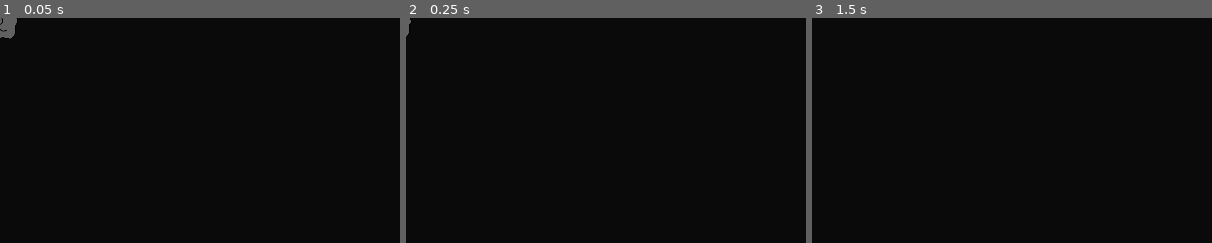
Above: before the commit, frames 1-3 (left to right).
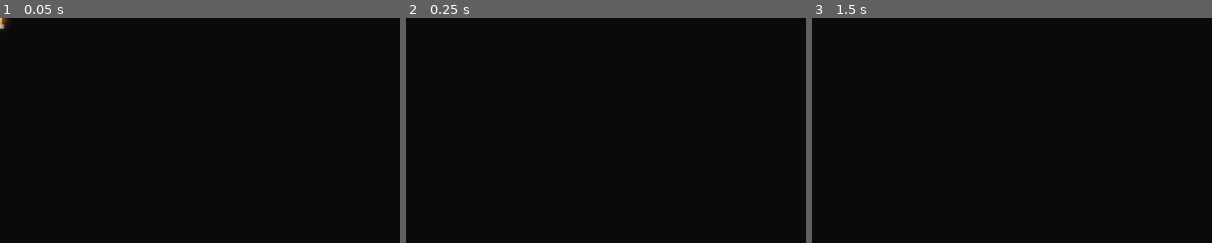
Above: after the commit, the same moments.

Repository: Harmoen/Never-Stop
Game: Godot game, scene res://source/objects/boost_pickup.tscn
Two runs of this game, one before a commit and one after it. Both use one fixed random seed, a clock stepped at 60 frames per second and the inputs below. This scene is started directly instead of the project's main scene.
Inputs (mouse positions are % of the whole screen's width and height, from its top left):
- Up to frame 1 (0.05 s): no input
- Up to frame 2 (0.25 s): no input
- Up to frame 3 (1.5 s): tap Enter at 0.5 s; move the mouse to (72, 45) at 0.52 s; press the mouse at (72, 45) at 0.53 s; hold D (throttle_up) 0.53-1.28 s; tap Space at 1.25 s; move the mouse to (30, 55) at 1.27 s; release the mouse at (30, 55) at 1.28 s; hold S (down) from 1.28 s (still down); click (30, 55) at 1.35 s
The pictures show only the part of the screen within x 0-50%, y 0-50%; the shares and areas given below are measured in that part.

The runs differ from the first frame. In frame 1, 0.3% of the frame differs, in the area x 0-5%, y 0-10%; in frame 2, less than 0.1%; in frame 3, nothing differs.

Commit message:
Added XP and Pickups

Diff:
--- a/source/main/main.tscn
+++ b/source/main/main.tscn
@@ -41,6 +41,7 @@
 grow_horizontal = 2
 grow_vertical = 2
 color = Color(0, 0, 0, 1)
+metadata/_edit_use_anchors_ = true
 
 [node name="UpdateTimer" type="Timer" parent="Background"]
 wait_time = 0.5
@@ -76,6 +77,10 @@
 gizmo_extents = 223.4
 script = ExtResource("8_enudh")
 
-[node name="SpawnTimer" type="Timer" parent="Obstacle Spawner"]
-wait_time = 3.0
+[node name="ObstacleSpawnTimer" type="Timer" parent="Obstacle Spawner"]
+wait_time = 2.5
 autostart = true
+
+[node name="PickupSpawnTimer" type="Timer" parent="Obstacle Spawner"]
+wait_time = 3.531
+autostart = true
--- a/source/main/obstacle_spawner.gd
+++ b/source/main/obstacle_spawner.gd
@@ -4,19 +4,36 @@
 const BOOST_PICKUP = preload("res://source/objects/boost_pickup.tscn")
 const SHIELD_PICKUP = preload("res://source/objects/shield_pickup.tscn")
 const XP_PICKUP = preload("res://source/objects/xp_pickup.tscn")
+const PICKUPS : Array = [BOOST_PICKUP, SHIELD_PICKUP, XP_PICKUP]
 
-@onready var spawn_timer: Timer = $SpawnTimer
+@onready var obstacle_spawn_timer: Timer = $ObstacleSpawnTimer
+@onready var pickup_spawn_timer: Timer = $PickupSpawnTimer
 
 
 func _ready() -> void:
-	spawn_timer.timeout.connect(_on_timer_timout)
+	obstacle_spawn_timer.timeout.connect(_on_obstacle_timer_timout)
+	pickup_spawn_timer.timeout.connect(_on_pickup_timer_timeout)
 
-func _on_timer_timout() -> void:
-	if self.get_child_count() < 8:
+func _on_obstacle_timer_timout() -> void:
+	if self.get_child_count() < 9:
 		spawn_obstacle()
+
+
+func _on_pickup_timer_timeout() -> void:
+	if self.get_child_count() < 9:
+		spawn_pickup()
+
 
 
 func spawn_obstacle() -> void:
 	var new_obstacle := OBSTACLE.instantiate()
 	add_child(new_obstacle)
+	new_obstacle.rotation = randf() * TAU
 	new_obstacle.position.y = randf_range(-gizmo_extents,gizmo_extents)
+
+
+func spawn_pickup() -> void:
+	var new_pickup : Pickup = PICKUPS.pick_random().instantiate()
+	add_child(new_pickup)
+	new_pickup.rotation = randf() * TAU
+	new_pickup.position.y = randf_range(-gizmo_extents,gizmo_extents)
--- a/source/objects/boost_pickup.gd
+++ b/source/objects/boost_pickup.gd
@@ -1,2 +1,12 @@
 class_name BoostPickup
 extends Pickup
+
+@export var boost_amount : float = 1
+@export var xp_amount : float = 1
+
+
+func on_collision() -> void:
+	UI.control_panel.current_xp += xp_amount
+	UI.control_panel.current_boost_fuel += boost_amount
+
+	queue_free()
--- a/source/objects/boost_pickup.tscn
+++ b/source/objects/boost_pickup.tscn
@@ -1,21 +1,20 @@
 [gd_scene load_steps=4 format=3 uid="uid://dfsyn707xphel"]
 
 [ext_resource type="Script" path="res://source/objects/boost_pickup.gd" id="1_gx0hl"]
-[ext_resource type="Texture2D" uid="uid://bfgvnmba3ehb3" path="res://assets/textures/placeholder/asteroid.png" id="2_l37pk"]
+[ext_resource type="Texture2D" uid="uid://cn7k3c2wn0hqj" path="res://assets/textures/Powerup Yellow.png" id="2_py244"]
 
 [sub_resource type="CircleShape2D" id="CircleShape2D_ngben"]
-radius = 28.0179
+radius = 20.0998
 
 [node name="BoostPickup" type="Area2D"]
 collision_layer = 4
 script = ExtResource("1_gx0hl")
 
-[node name="Sprite2D" type="Sprite2D" parent="."]
-scale = Vector2(0.2, 0.2)
-texture = ExtResource("2_l37pk")
-
 [node name="CollisionShape2D" type="CollisionShape2D" parent="."]
 shape = SubResource("CircleShape2D_ngben")
 
+[node name="Sprite2D" type="Sprite2D" parent="."]
+texture = ExtResource("2_py244")
+
 [node name="RayCast2D" type="RayCast2D" parent="."]
 target_position = Vector2(0, 0)
--- a/source/objects/shield_pickup.gd
+++ b/source/objects/shield_pickup.gd
@@ -1,2 +1,12 @@
 class_name ShieldPickup
 extends Pickup
+
+@export var shield_amount : float = 2
+@export var xp_amount : float = 1
+
+
+func on_collision() -> void:
+	UI.control_panel.current_xp += xp_amount
+	Game.ship.shield_component.current_shield += shield_amount
+
+	queue_free()
--- a/source/objects/shield_pickup.tscn
+++ b/source/objects/shield_pickup.tscn
@@ -1,21 +1,20 @@
 [gd_scene load_steps=4 format=3 uid="uid://cit4do0fm8iiq"]
 
 [ext_resource type="Script" path="res://source/objects/shield_pickup.gd" id="1_lmi3l"]
-[ext_resource type="Texture2D" uid="uid://bfgvnmba3ehb3" path="res://assets/textures/placeholder/asteroid.png" id="2_stcxw"]
+[ext_resource type="Texture2D" uid="uid://dyifaynep5grg" path="res://assets/textures/Powerup Blue.png" id="2_vjk0v"]
 
-[sub_resource type="CircleShape2D" id="CircleShape2D_ngben"]
-radius = 28.0179
+[sub_resource type="CircleShape2D" id="CircleShape2D_g2gpu"]
+radius = 20.0998
 
 [node name="ShieldPickup" type="Area2D"]
 collision_layer = 4
 script = ExtResource("1_lmi3l")
 
+[node name="CollisionShape2D" type="CollisionShape2D" parent="."]
+shape = SubResource("CircleShape2D_g2gpu")
+
 [node name="Sprite2D" type="Sprite2D" parent="."]
-scale = Vector2(0.2, 0.2)
-texture = ExtResource("2_stcxw")
-
-[node name="CollisionShape2D" type="CollisionShape2D" parent="."]
-shape = SubResource("CircleShape2D_ngben")
+texture = ExtResource("2_vjk0v")
 
 [node name="RayCast2D" type="RayCast2D" parent="."]
 target_position = Vector2(0, 0)
--- a/source/objects/xp_pickup.gd
+++ b/source/objects/xp_pickup.gd
@@ -1,9 +1,10 @@
 class_name XpPickup
 extends Pickup
 
-@export var xp_amount : float = 2
+@export var xp_amount : float = 4
+
 
 func on_collision() -> void:
-	UI.control_panel.current_xp += 2
+	UI.control_panel.current_xp += xp_amount
 
 	queue_free()
--- a/source/objects/xp_pickup.tscn
+++ b/source/objects/xp_pickup.tscn
@@ -1,21 +1,21 @@
 [gd_scene load_steps=4 format=3 uid="uid://dwqfhc37v513l"]
 
 [ext_resource type="Script" path="res://source/objects/xp_pickup.gd" id="1_arbfl"]
-[ext_resource type="Texture2D" uid="uid://bfgvnmba3ehb3" path="res://assets/textures/placeholder/asteroid.png" id="2_2knxl"]
+[ext_resource type="Texture2D" uid="uid://3ifcbta0gjgm" path="res://assets/textures/Powerup Base.png" id="2_t6qag"]
 
-[sub_resource type="CircleShape2D" id="CircleShape2D_ngben"]
-radius = 28.0179
+[sub_resource type="CircleShape2D" id="CircleShape2D_csftn"]
+radius = 20.0998
 
 [node name="XpPickup" type="Area2D"]
 collision_layer = 4
 script = ExtResource("1_arbfl")
 
+[node name="CollisionShape2D" type="CollisionShape2D" parent="."]
+shape = SubResource("CircleShape2D_csftn")
+
 [node name="Sprite2D" type="Sprite2D" parent="."]
-scale = Vector2(0.2, 0.2)
-texture = ExtResource("2_2knxl")
-
-[node name="CollisionShape2D" type="CollisionShape2D" parent="."]
-shape = SubResource("CircleShape2D_ngben")
+modulate = Color(1, 0.803922, 1, 1)
+texture = ExtResource("2_t6qag")
 
 [node name="RayCast2D" type="RayCast2D" parent="."]
 target_position = Vector2(0, 0)
--- a/source/spaceship/shield_component.gd
+++ b/source/spaceship/shield_component.gd
@@ -1,3 +1,4 @@
+class_name ShieldComponent
 extends Node2D
 
 @export var hitbox : Area2D
--- a/source/spaceship/spaceship.gd
+++ b/source/spaceship/spaceship.gd
@@ -10,15 +10,14 @@
 @onready var mouse_input_controller: Control = $guiInputLayer/MouseInputController
 @onready var sprite_2d: Sprite2D = $Sprite2D
 @onready var boost_particles: GPUParticles2D = $GPUParticles2D
+@onready var pickup_area: Area2D = $PickupArea
+@onready var shield_component: ShieldComponent = $ShieldComponent
 
-var max_shield : float = 10
-var current_shield : float = max_shield
 
 # Strafing Variables
 var input_direction : float = 0
 var direction : float = 0
 var following_mouse : bool = false
-var current_strafe_speed : float = 0
 var strafe_speed : float = 500
 var strafe_acceleration : float = 6
 #endregion
@@ -26,9 +25,9 @@
 
 func _ready() -> void:
 	Game.ship = self
+	Game.ship_reversed.connect(_on_ship_reversed)
 	mouse_input_controller.gui_input.connect(_on_gui_input_event)
-	current_strafe_speed = strafe_speed
-	Game.ship_reversed.connect(_on_ship_reversed)
+	pickup_area.area_entered.connect(_on_pickup_area_entered)
 	boost_particles.hide()
 
 
@@ -42,7 +41,7 @@
 
 
 	self.global_position.y = clamp(
-		self.global_position.y + (direction * current_strafe_speed * delta),
+		self.global_position.y + (direction * strafe_speed * delta),
 		MIN_HEIGHT,
 		MAX_HEIGHT)
 
@@ -76,3 +75,10 @@
 		following_mouse = false
 		input_direction = Input.get_axis("up","down")
 #endregion
+
+
+func _on_pickup_area_entered(area: Area2D) -> void:
+	if area is Pickup:
+		area.on_collision()
+	else:
+		area.queue_free()
--- a/source/spaceship/spaceship.tscn
+++ b/source/spaceship/spaceship.tscn
@@ -1,13 +1,17 @@
-[gd_scene load_steps=9 format=3 uid="uid://ds23o5u6thl0n"]
+[gd_scene load_steps=10 format=3 uid="uid://ds23o5u6thl0n"]
 
 [ext_resource type="Script" path="res://source/spaceship/spaceship.gd" id="1_1qns2"]
 [ext_resource type="Script" path="res://source/spaceship/shield_component.gd" id="2_vlrvn"]
 [ext_resource type="Texture2D" uid="uid://bnolcan8k7j3f" path="res://assets/textures/Central Flame.png" id="3_w6wlu"]
 [ext_resource type="Texture2D" uid="uid://c6j6a4b8m2kh1" path="res://assets/textures/Ship.png" id="4_3nyef"]
 
+[sub_resource type="CapsuleShape2D" id="CapsuleShape2D_54pkg"]
+radius = 46.0
+height = 226.0
+
 [sub_resource type="CapsuleShape2D" id="CapsuleShape2D_u4qdb"]
-radius = 57.0
-height = 150.0
+radius = 24.0
+height = 180.0
 
 [sub_resource type="Curve" id="Curve_boiko"]
 _data = [Vector2(0, 1), 0.0, 0.0, 0, 0, Vector2(1, 0), 0.0, 0.0, 0, 0]
@@ -27,6 +31,14 @@
 [node name="ShieldComponent" type="Node2D" parent="." node_paths=PackedStringArray("hitbox")]
 script = ExtResource("2_vlrvn")
 hitbox = NodePath("../Hitbox")
+
+[node name="PickupArea" type="Area2D" parent="."]
+collision_mask = 4
+
+[node name="CollisionShape2D" type="CollisionShape2D" parent="PickupArea"]
+rotation = 1.57079
+shape = SubResource("CapsuleShape2D_54pkg")
+debug_color = Color(0, 0.615686, 0.611765, 0.313726)
 
 [node name="Hitbox" type="Area2D" parent="."]
 collision_mask = 2
--- a/source/ui/control_panel.gd
+++ b/source/ui/control_panel.gd
@@ -17,6 +17,7 @@
 @onready var boost_bttn: SoundButton = %BoostBttn
 @onready var shield_circle_meter: Sprite2D = %ShieldCircleMeter
 @onready var boost_circle_meter: Sprite2D = %BoostCircleMeter
+@onready var xp_bar: TextureProgressBar = %XpBar
 @onready var time_label: Label = %TimeLabel
 @onready var speed_label: Label = %SpeedLabel
 @onready var accel_label: Label = %AccelLabel
@@ -37,7 +38,10 @@
 		current_xp = wrap(new_value,0,xp_to_upgrade)
 		if new_value >= xp_to_upgrade:
 			for i in fmod(new_value,xp_to_upgrade):
+				update_xp_bar(1.0)
 				level_up()
+				xp_bar.value = 0.0
+		update_xp_bar(current_xp / xp_to_upgrade)
 # Boost Variables
 var max_boost_fuel : float = 4
 var current_boost_fuel : float = 4:
@@ -138,6 +142,15 @@
 		tween.tween_property(shield_circle_meter,"rotation", new_rotation, 0.4)
 
 
+func update_xp_bar(new_value : float = 0) -> void:
+	if abs(xp_bar.value - new_value) < 0.03:
+		xp_bar.value = new_value
+	else:
+		var tween = create_tween()
+		tween.set_ease(Tween.EASE_OUT)
+		tween.tween_property(xp_bar,"value", new_value, 0.4)
+
+
 func set_time_label() -> void:
 	var minutes : float = Game.time_elapsed / 60.0
 	var seconds : float = fmod(Game.time_elapsed, 60.0)
@@ -147,7 +160,9 @@
 func level_up() -> void:
 	ship_level += 1
 	max_acceleration *= 1.1
-	max_boost_fuel += 0.2
+	max_boost_fuel += 0.1
+	max_boost_speed *= 1.1
+	throttle.value = acceleration / max_acceleration
 	print("level ",ship_level)
 
 
--- a/source/ui/control_panel.tscn
+++ b/source/ui/control_panel.tscn
@@ -52,6 +52,34 @@
 rotation = -1.31772
 texture = ExtResource("3_ueq75")
 offset = Vector2(0, -100)
+
+[node name="XpBar" type="TextureProgressBar" parent="."]
+unique_name_in_owner = true
+offset_left = 1023.0
+offset_top = 758.0
+offset_right = 1808.0
+offset_bottom = 996.0
+rotation = -3.14159
+max_value = 1.0
+step = 0.01
+fill_mode = 1
+nine_patch_stretch = true
+texture_under = ExtResource("3_ueq75")
+texture_progress = ExtResource("3_ueq75")
+tint_under = Color(0.819608, 0.592157, 0.592157, 0)
+tint_over = Color(0.128113, 0.379727, 0.448785, 1)
+tint_progress = Color(2.11775e-06, 0.987228, 0.751067, 1)
+
+[node name="ColorRect" type="ColorRect" parent="."]
+custom_minimum_size = Vector2(0, 6)
+anchors_preset = 12
+anchor_top = 1.0
+anchor_right = 1.0
+anchor_bottom = 1.0
+offset_top = -6.0
+grow_horizontal = 2
+grow_vertical = 0
+color = Color(0, 0, 0, 1)
 
 [node name="PanelTexture" type="TextureRect" parent="."]
 anchors_preset = 12
